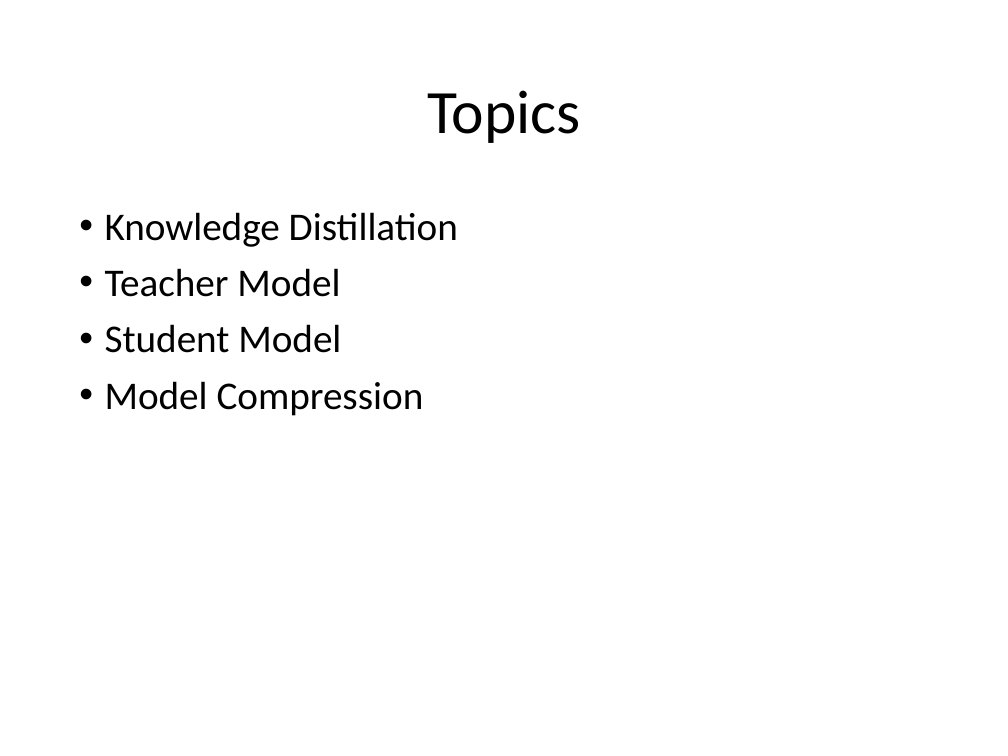
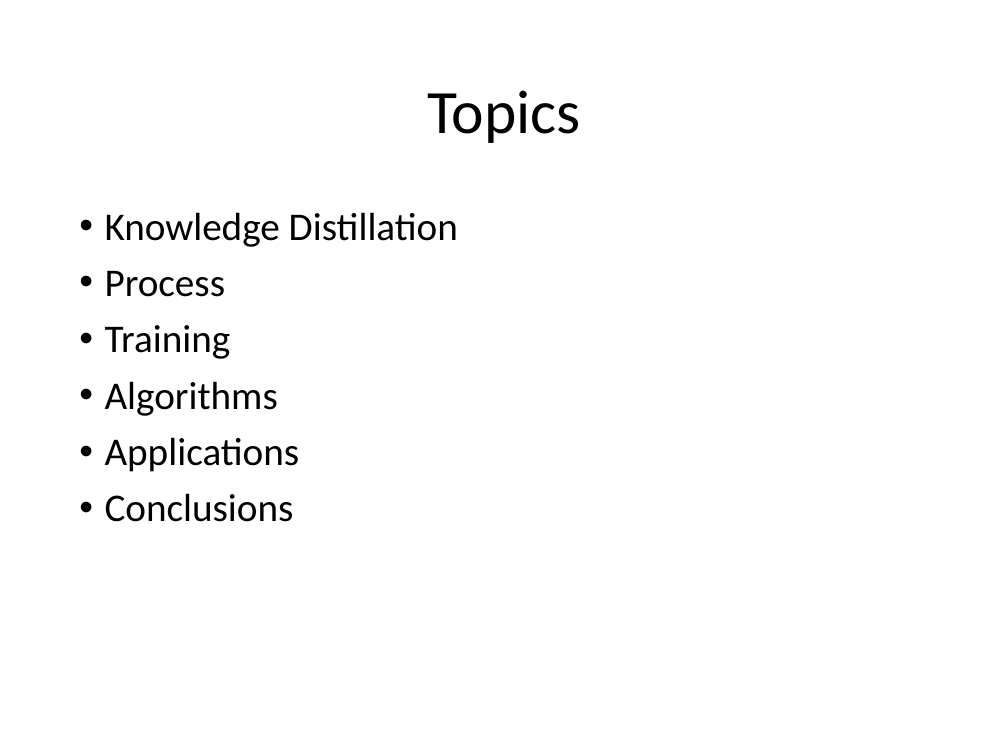
Before and after one commit to look4pritam/KnowledgeDistillation, a slide deck: slide 2 of Presentations/KnowledgeDistillation.pptx. Drawn at 1008x756 pixels with LibreOffice and Linux fonts; fonts in the diff are those of the drawing. Boxes give left, top, right and bottom in pixels: in the first picture for what was removed or moved away, otherwise in the second. Text is boxed around its words. In the diff, an @@ line names an element or a change of style, - is before the commit and + after.

```diff
--- a/Presentations/KnowledgeDistillation.pptx
+++ b/Presentations/KnowledgeDistillation.pptx
@@ text at box(105, 271, 300, 522): text changed @@
-• Teacher Model
-• Student Model
-• Model Compression
+• Process
+• Training
+• Algorithms
+• Applications
+• Conclusions
```
Also in this commit, not shown: 11 slides added.
